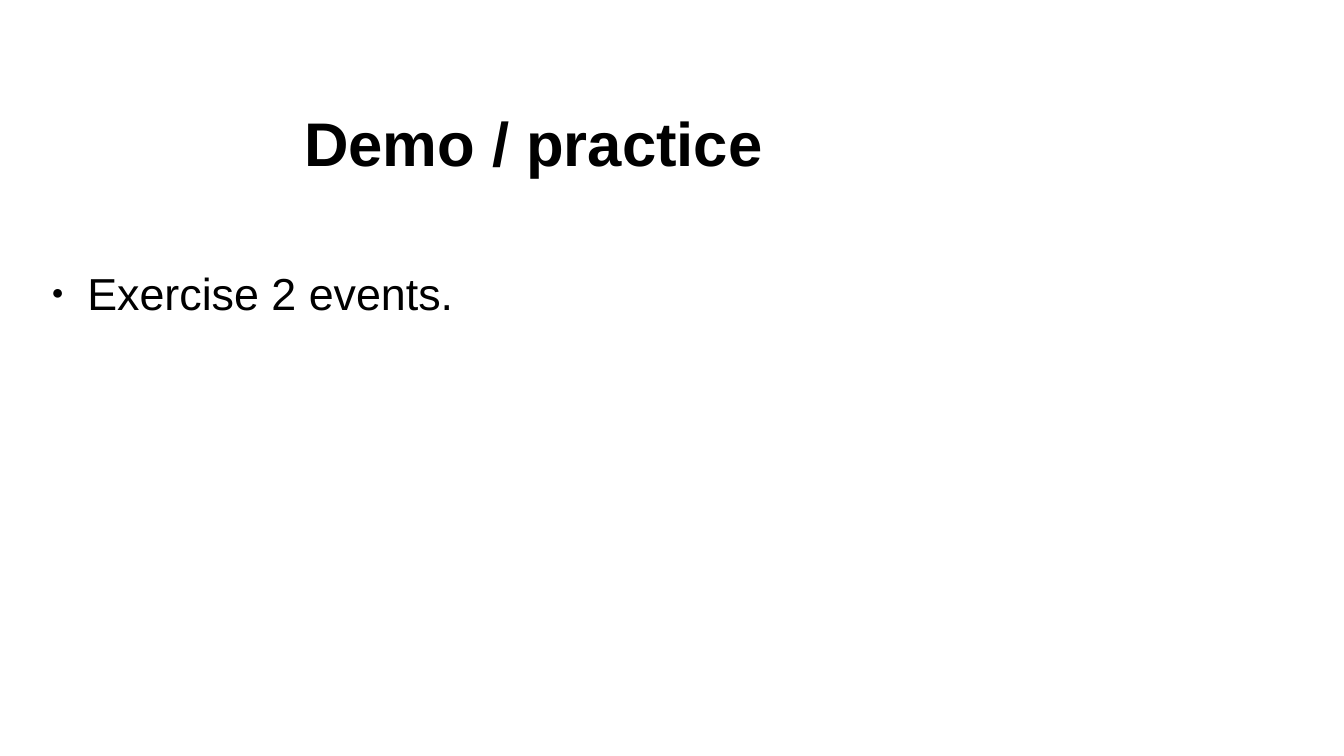
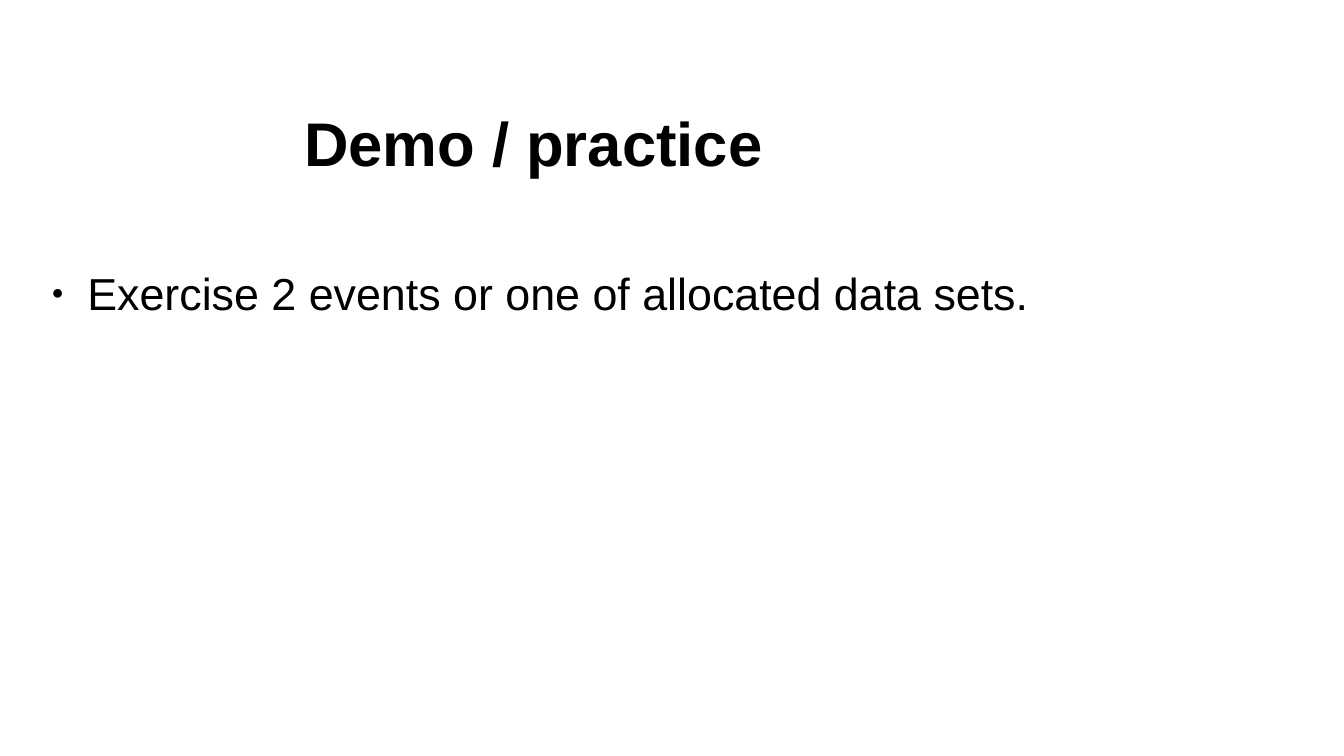
Before and after one commit to UCL-HEP/masterclass, a slide deck: slide 15 of docs/ucl-slides-2025.pptx. Drawn at 1344x756 pixels with LibreOffice and Linux fonts; fonts in the diff are those of the drawing; background and template pictures are left out. Boxes give left, top, right and bottom in pixels: in the first picture for what was removed or moved away, otherwise in the second. Text is boxed around its words. In the diff, an @@ line names an element or a change of style, - is before the commit and + after.

Commit message:
update slides

```diff
--- a/docs/ucl-slides-2025.pptx
+++ b/docs/ucl-slides-2025.pptx
@@ text at bbox=[87, 277, 1029, 311]: text changed @@
-● Exercise 2 events.
+● Exercise 2 events or one of allocated data sets.
```
